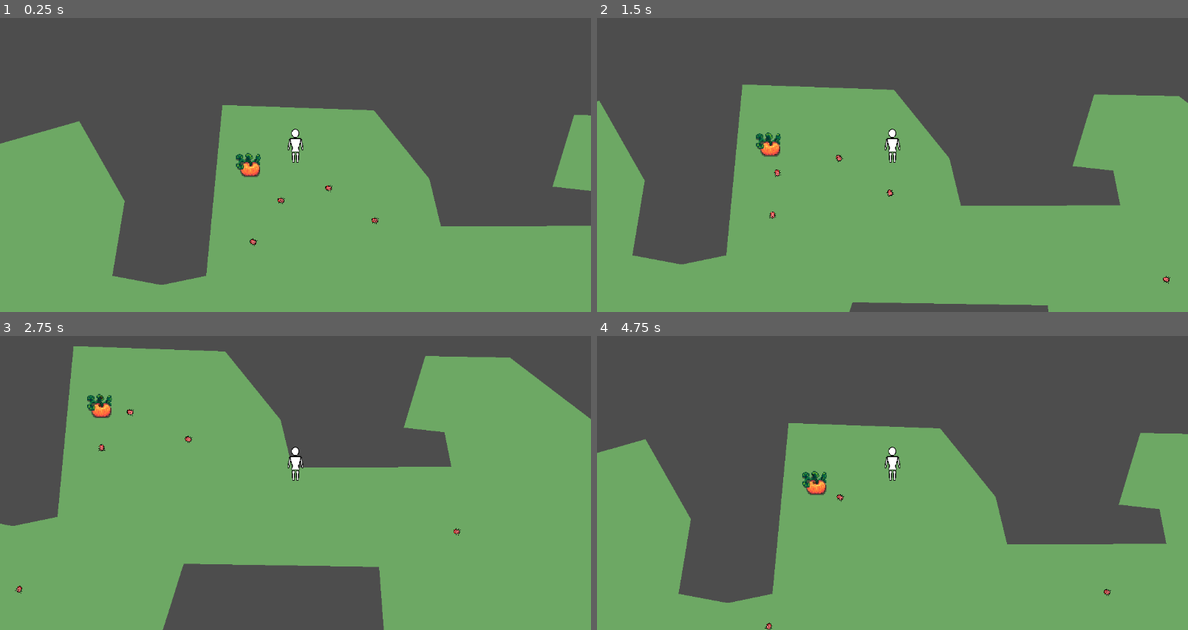
Above: before the commit, frames 1-4 (two rows, left to right).
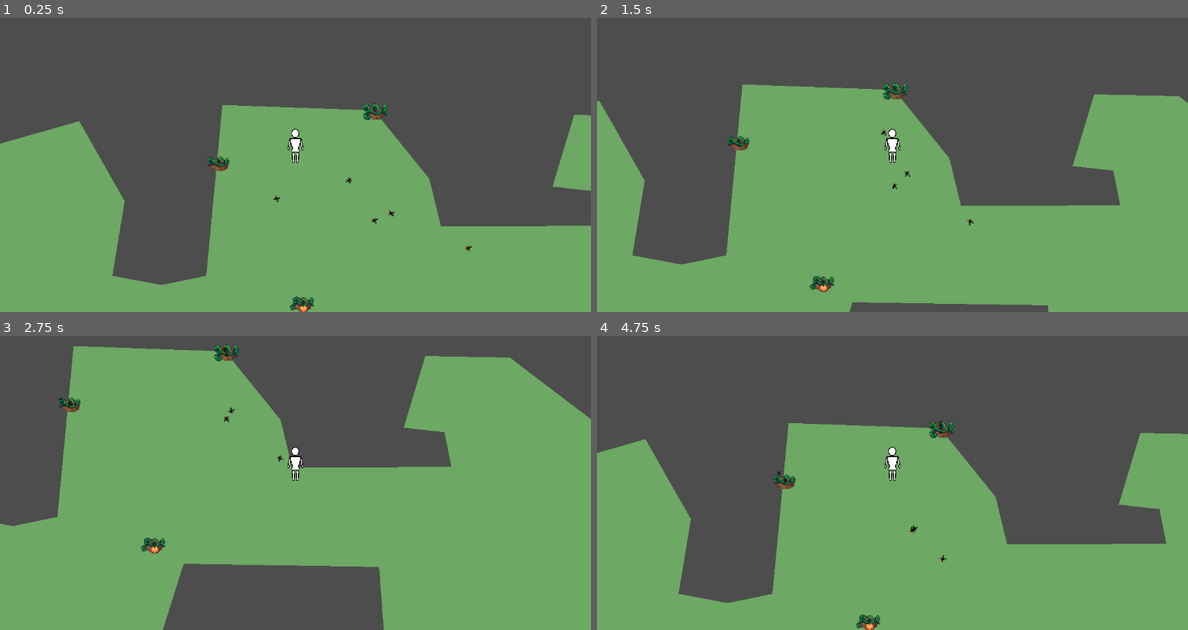
Above: after the commit, the same moments.

Repository: Moizer02/harvest_game_jam
Game: Godot game, scene res://plants_vs_bugs_test.tscn
Same seed, same stepped clock (60 frames per second), same inputs: the game is played once before the commit and once after it. This scene is started directly instead of the project's main scene.
Inputs (mouse positions are in pixels of both pictures, inside the frame that each line leads up to):
- Up to frame 1 (0.25 s): no input
- Up to frame 2 (1.5 s): move the mouse to (1022, 129) at 0.52 s; hold D (movement_right) 0.53-1.28 s; click (1022, 129) at 0.67 s; move the mouse to (774, 162) at 1.27 s; hold S (movement_down) from 1.28 s (still down)
- Up to frame 3 (2.75 s): move the mouse to (354, 391) at 2.02 s; release S (movement_down) at 2.03 s; hold D (movement_right) from 2.03 s (still down)
- Up to frame 4 (4.75 s): move the mouse to (862, 530) at 2.77 s; release D (movement_right) at 2.78 s; hold W (movement_up) 2.78-3.53 s; click (862, 530) at 2.92 s; move the mouse to (1069, 512) at 3.52 s; hold A (movement_left) from 3.53 s (still down); move the mouse to (715, 415) at 4.27 s

The runs differ from the first frame. In frame 1, 0.9% of the frame differs, in the area x 35-80%, y 28-100%; in frame 2, 0.9%, in the area x 22-97%, y 21-94%; in frame 3, 0.9%; in frame 4, 0.9%.

Commit message:
Default plant is finished. Bugs do not slow the growth rate

Diff:
--- a/plants_vs_bugs_test.tscn
+++ b/plants_vs_bugs_test.tscn
@@ -21,13 +21,13 @@
 [node name="bugs" type="Node2D" parent="."]
 
 [node name="Bug" parent="bugs" instance=ExtResource("1_4nbmk")]
-position = Vector2(294, 392)
+position = Vector2(189, 352)
 
 [node name="Bug2" parent="bugs" instance=ExtResource("1_4nbmk")]
-position = Vector2(528, 145)
+position = Vector2(610, 178)
 
 [node name="Bug3" parent="bugs" instance=ExtResource("1_4nbmk")]
-position = Vector2(430, 215)
+position = Vector2(554, 136)
 
 [node name="Bug4" parent="bugs" instance=ExtResource("1_4nbmk")]
 position = Vector2(588, 187)
@@ -36,17 +36,20 @@
 position = Vector2(466, 161)
 
 [node name="Bug6" parent="bugs" instance=ExtResource("1_4nbmk")]
-position = Vector2(948, 292)
+position = Vector2(710, 223)
 
 [node name="plants" type="Node2D" parent="."]
 
 [node name="Plant" parent="plants" instance=ExtResource("2_ejuhw")]
-position = Vector2(424, 115)
+position = Vector2(386, 117)
+stage = 1
+
+[node name="Plant2" parent="plants" instance=ExtResource("2_ejuhw")]
+position = Vector2(589, 50)
+
+[node name="Plant3" parent="plants" instance=ExtResource("2_ejuhw")]
+position = Vector2(494, 299)
+stage = 2
 
 [node name="Player" parent="." instance=ExtResource("2_g78at")]
 position = Vector2(485, 90)
-
-[node name="Camera2D" type="Camera2D" parent="."]
-position = Vector2(436, 161)
-zoom = Vector2(2, 2)
-position_smoothing_enabled = true
--- a/src/bug.gd
+++ b/src/bug.gd
@@ -23,7 +23,8 @@
 
 func _physics_process(delta):
 	stateTick += delta
-	if stateTick > 2:
+	if stateTick > 1:
+		stateTick = 0
 		_updateState()
 
 	# despawn
@@ -91,7 +92,7 @@
 	if state == STATES.Idle:
 		_findNewTarget()
 	if state == STATES.Search:
-		pass
+		_findNewTarget()
 
 # Look for a new crop to pick as my target.
 func _findNewTarget() -> void:
@@ -103,10 +104,10 @@
 		for crop in crops.get_children():
 			if not crop.has_method("GetBugsInfesting"): continue
 			weights.append([crop,
-				global_position.distance_to(crop.global_position)/100.0 + crop.GetBugsInfesting()])
+				global_position.distance_to(crop.global_position)/20.0 + 30*crop.GetBugsInfesting()])
 
 		for opt in weights:
-			if not best or opt[1] > best[1]: best = opt
+			if not best or opt[1] < best[1]: best = opt
 
 		if best:
 			SetTarget(best[0])
--- a/src/bug.tscn
+++ b/src/bug.tscn
@@ -1,7 +1,7 @@
 [gd_scene load_steps=5 format=3 uid="uid://cls1afm7ycghd"]
 
 [ext_resource type="Script" path="res://src/bug.gd" id="1_6cvqa"]
-[ext_resource type="Texture2D" uid="uid://du6j51e3ln4m" path="res://art/Bug.png" id="2_ss12i"]
+[ext_resource type="Texture2D" uid="uid://dp8ytdxv51i1e" path="res://art/Bug2.png" id="2_s1ie1"]
 
 [sub_resource type="CapsuleShape2D" id="CapsuleShape2D_dyou1"]
 radius = 4.0
@@ -16,8 +16,7 @@
 script = ExtResource("1_6cvqa")
 
 [node name="Sprite2D" type="Sprite2D" parent="."]
-scale = Vector2(0.3, 0.3)
-texture = ExtResource("2_ss12i")
+texture = ExtResource("2_s1ie1")
 
 [node name="CollisionShape2D" type="CollisionShape2D" parent="."]
 shape = SubResource("CapsuleShape2D_dyou1")
--- a/src/plant.gd
+++ b/src/plant.gd
@@ -1,11 +1,7 @@
 extends StaticBody2D
 
-enum STATES {
-	Idle,
-	Search,
-	Eat,
-	Dead
-}
+const DRY_SOIL = preload("res://art/crops-v2/empty-soil-dry.png")
+const WET_SOIL = preload("res://art/crops-v2/empty-soil.png")
 
 ##		Class Variables			################################################
 var speed:Vector2 = Vector2(45.0, 30.0)
@@ -14,25 +10,41 @@
 var interval:float = randf()
 var stateTick:float = randf()
 var debounce:bool = false
-@export var state:STATES = STATES.Idle
-@export var bugs:int = 0
+var bugs:int = 0
+var water:float = 100
+@export_range(0, 5) var stage:int = 0
+@export var stage1:Texture2D
+@export var stage2:Texture2D
+@export var stage3:Texture2D
+@export var stage4:Texture2D
+@export var stage5:Texture2D
+@onready var map = [stage1, stage2, stage3, stage4, stage5]
 
 
 ##		Built-in Functions		################################################
 # Called when the node enters the scene tree for the first time.
 func _ready():
-	pass # Replace with function body.
+	_updateSprite()
 
 func _process(delta):
-	stateTick += delta
-	if stateTick > 2:
-		_updateState()
+	water = clamp(water - delta*2.0, 0, 100)
+	if water < 20:
+		$soil.texture = DRY_SOIL
+	else:
+		$soil.texture = WET_SOIL
+	$needwater.visible = water < 50
+
+	stateTick += delta * (0.05 + water/120.0)
+	if stateTick > 15:
+		stateTick = 0
+		_grow()
 
 	# despawn
-	if state == STATES.Dead:
+	if stage == 5:
 		interval += delta
 		if interval > 5:
-			queue_free()
+			stage = 0
+			_updateSprite()
 
 
 ##		Public Functions		################################################
@@ -42,7 +54,7 @@
 	debounce = true
 	bugs += 1
 	newBug.queue_free()
-	$infected.emitting = true
+	$infectedFX.emitting = true
 
 	await get_tree().create_timer(0.5, false).timeout
 	debounce = false
@@ -52,17 +64,36 @@
 
 func KillBugs():
 	bugs = 0
-	$infected.emitting = false
+	$infectedFX.emitting = false
+
+func Plant():
+	if stage != 0: return
+	stage = 1
+	_updateSprite()
+
+func Harvest():
+	if stage != 4: return
+	stage = 5
+	_updateSprite()
+
+func Water(amount:float=100.0) -> void:
+	water = clamp(water + amount, 0, 100.0)
 
 ##		Private Functions		################################################
-func _updateState() -> void:
-	if state == STATES.Search:
+func _grow() -> void:
+	if stage == 0:
 		pass
+	elif stage < 4:
+		stage += 1
+		$growFX.emitting = true
+	_updateSprite()
+
+func _updateSprite():
+	$plant.texture = map[stage - 1]
 
 ##		Signal Listeners		################################################
 func _onBodyEntered(body:CollisionObject2D):
-	if target and is_instance_valid(target) and target == body:
-		if body.has_method("AddBug"): body.AddBug(self)
+	pass
 
 func _onBodyExited(body:CollisionObject2D):
 	pass
--- a/src/plant.tscn
+++ b/src/plant.tscn
@@ -1,11 +1,22 @@
-[gd_scene load_steps=6 format=3 uid="uid://h6jvspaio76m"]
+[gd_scene load_steps=14 format=3 uid="uid://h6jvspaio76m"]
 
 [ext_resource type="Script" path="res://src/plant.gd" id="1_5ukbh"]
+[ext_resource type="Texture2D" uid="uid://b0pak6fxyh20b" path="res://art/crops-v2/empty-soil.png" id="2_bdbel"]
 [ext_resource type="Texture2D" uid="uid://du6j51e3ln4m" path="res://art/Bug.png" id="2_cgdj2"]
 [ext_resource type="Texture2D" uid="uid://cfg30y10kmwer" path="res://art/crops-v2/pumkin4.png" id="3_pj28a"]
+[ext_resource type="Texture2D" uid="uid://be528ypfydfve" path="res://art/crops-v2/pumkin1.png" id="3_tt8r1"]
+[ext_resource type="Texture2D" uid="uid://1e6utm1332xi" path="res://art/crops-v2/pumkin2.png" id="4_5tckq"]
+[ext_resource type="Texture2D" uid="uid://gsxu25x38hua" path="res://art/crops-v2/pumkin3.png" id="5_eeqhe"]
+[ext_resource type="Texture2D" uid="uid://cmjq2pmvdt5s4" path="res://art/crops-v2/pumkin5.png" id="7_yonim"]
+[ext_resource type="Texture2D" uid="uid://dvjpxdnuu5knt" path="res://art/star.png" id="9_2b5eo"]
+[ext_resource type="Texture2D" uid="uid://cx8ujmvjfytdh" path="res://art/dialog-water.png" id="10_67eho"]
 
 [sub_resource type="RectangleShape2D" id="RectangleShape2D_g13ib"]
 size = Vector2(32, 32)
+
+[sub_resource type="Curve" id="Curve_xij36"]
+_data = [Vector2(0, 0.105263), 0.0, 0.0, 0, 0, Vector2(0.824176, 1), 0.0, 0.0, 0, 0, Vector2(1, 0), -14.0491, 0.0, 0, 0]
+point_count = 3
 
 [sub_resource type="CircleShape2D" id="CircleShape2D_q0bn7"]
 radius = 40.0
@@ -14,14 +25,23 @@
 collision_layer = 3
 input_pickable = true
 script = ExtResource("1_5ukbh")
+stage1 = ExtResource("3_tt8r1")
+stage2 = ExtResource("4_5tckq")
+stage3 = ExtResource("5_eeqhe")
+stage4 = ExtResource("3_pj28a")
+stage5 = ExtResource("7_yonim")
 
 [node name="shape" type="CollisionShape2D" parent="."]
 shape = SubResource("RectangleShape2D_g13ib")
 
-[node name="Sprite2D" type="Sprite2D" parent="."]
-texture = ExtResource("3_pj28a")
+[node name="soil" type="Sprite2D" parent="."]
+position = Vector2(0, -4)
+texture = ExtResource("2_bdbel")
 
-[node name="infected" type="CPUParticles2D" parent="."]
+[node name="plant" type="Sprite2D" parent="."]
+texture = ExtResource("3_tt8r1")
+
+[node name="infectedFX" type="CPUParticles2D" parent="."]
 emitting = false
 amount = 2
 local_coords = true
@@ -37,6 +57,29 @@
 scale_amount_max = 0.2
 color = Color(0.2, 0.2, 0.2, 0.698039)
 
+[node name="growFX" type="CPUParticles2D" parent="."]
+emitting = false
+amount = 6
+one_shot = true
+explosiveness = 1.0
+local_coords = true
+texture = ExtResource("9_2b5eo")
+direction = Vector2(0, -1)
+spread = 90.0
+gravity = Vector2(0, 0)
+initial_velocity_min = 35.0
+initial_velocity_max = 55.0
+scale_amount_curve = SubResource("Curve_xij36")
+color = Color(0.541176, 0.901961, 0, 1)
+hue_variation_min = -1.0
+hue_variation_max = 1.0
+
+[node name="needwater" type="Sprite2D" parent="."]
+visible = false
+position = Vector2(25, -23)
+scale = Vector2(0.5, 0.5)
+texture = ExtResource("10_67eho")
+
 [node name="Area" type="Area2D" parent="."]
 collision_layer = 0
 collision_mask = 5
Binary file added: art/Bug2.png
Not shown, added: art/Bug2.png.import
Binary file added: art/crops-v2/empty-soil-dry.png
Not shown, added: art/crops-v2/empty-soil-dry.png.import
Binary file added: art/crops-v2/empty-soil.png
Not shown, added: art/crops-v2/empty-soil.png.import
Binary file added: art/crops-v2/pumkin1.png
Not shown, added: art/crops-v2/pumkin1.png.import
Binary file added: art/crops-v2/pumkin2.png
Not shown, added: art/crops-v2/pumkin2.png.import
Binary file added: art/crops-v2/pumkin3.png
Not shown, added: art/crops-v2/pumkin3.png.import
(and 8 more such lines)
